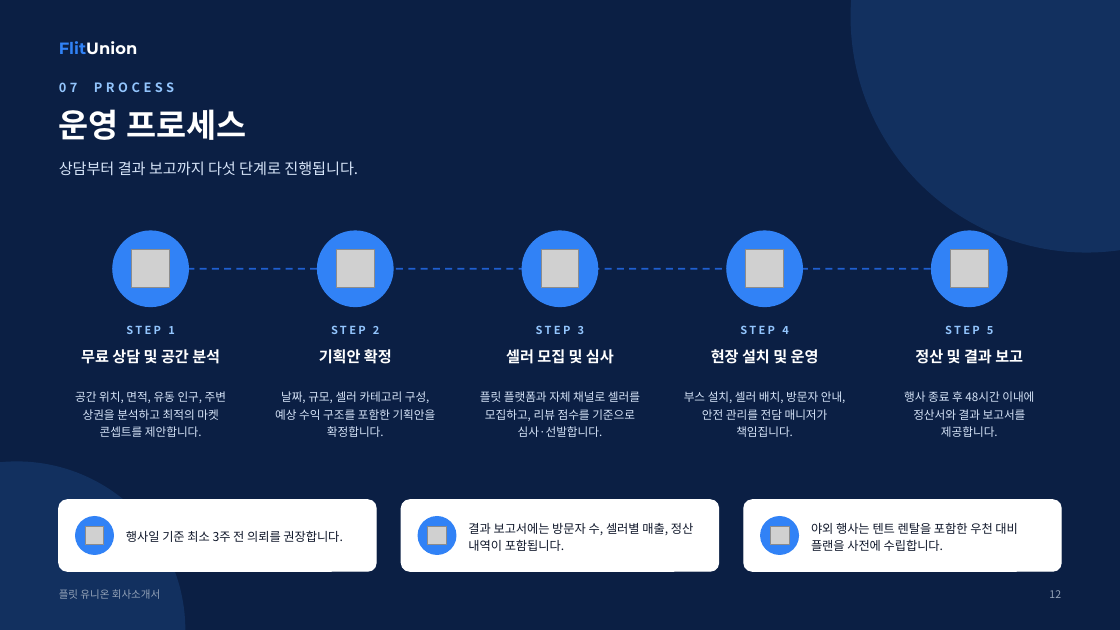
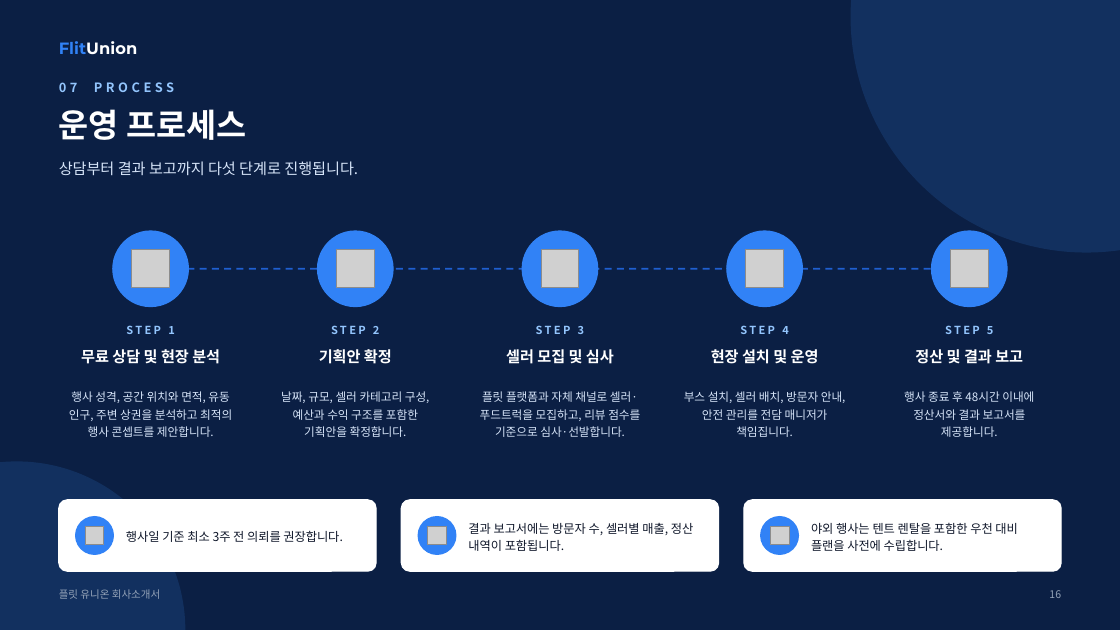
Before and after one commit to leearo9528-creator/Flitunion, a slide deck: slide 16 of docs/flitunion-company-profile.pptx (slide 12 before the commit). Drawn at 1120x630 pixels with LibreOffice and Linux fonts; fonts in the diff are those of the drawing; grey boxes stand for pictures. Boxes give left, top, right and bottom in pixels: in the first picture for what was removed or moved away, otherwise in the second. Text is boxed around its words. In the diff, an @@ line names an element or a change of style, - is before the commit and + after.

```diff
--- a/docs/flitunion-company-profile.pptx
+++ b/docs/flitunion-company-profile.pptx
@@ text at [81,349,220,364]: text changed @@
-무료 상담 및 공간 분석
+무료 상담 및 현장 분석
@@ text at [69,391,232,437]: text changed @@
-공간 위치, 면적, 유동 인구, 주변 상권을 분석하고 최적의 마켓 콘셉트를 제안합니다.
+행사 성격, 공간 위치와 면적, 유동 인구, 주변 상권을 분석하고 최적의 행사 콘셉트를 제안합니다.
@@ text at [281,391,430,437]: text changed @@
-날짜, 규모, 셀러 카테고리 구성, 예상 수익 구조를 포함한 기획안을 확정합니다.
+날짜, 규모, 셀러 카테고리 구성, 예산과 수익 구조를 포함한 기획안을 확정합니다.
@@ text at [480,391,640,437]: text changed @@
-플릿 플랫폼과 자체 채널로 셀러를 모집하고, 리뷰 점수를 기준으로 심사·선발합니다.
+플릿 플랫폼과 자체 채널로 셀러·푸드트럭을 모집하고, 리뷰 점수를 기준으로 심사·선발합니다.
@@ text at [1049,590,1061,598]: text changed @@
-12
+16
```
Also in this commit, not shown: 16 other slides changed, 4 slides added, 4 other files.
